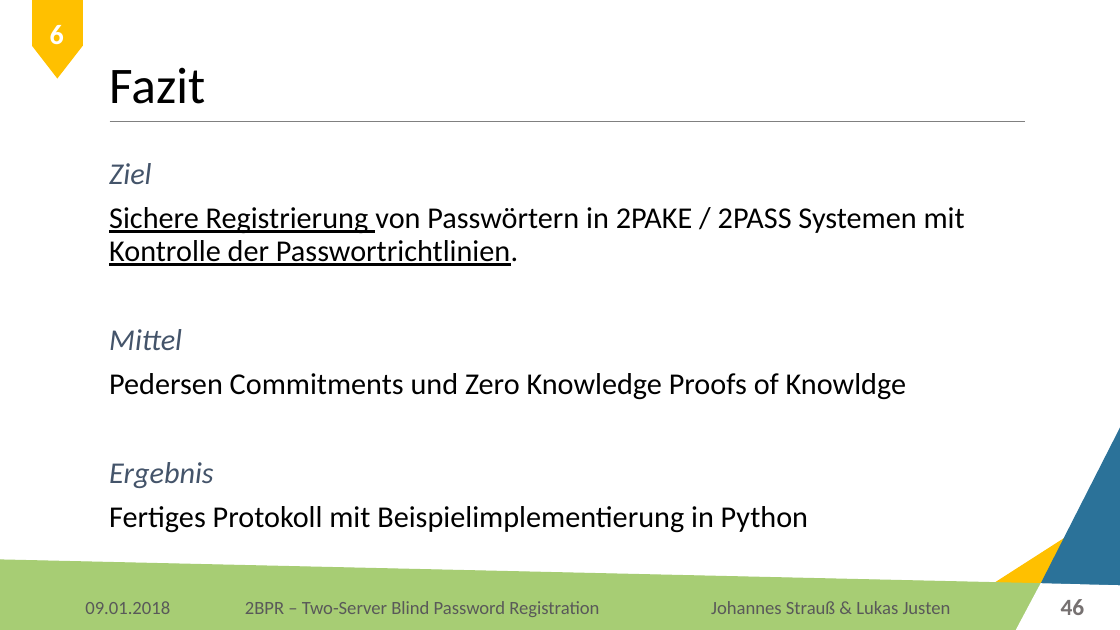
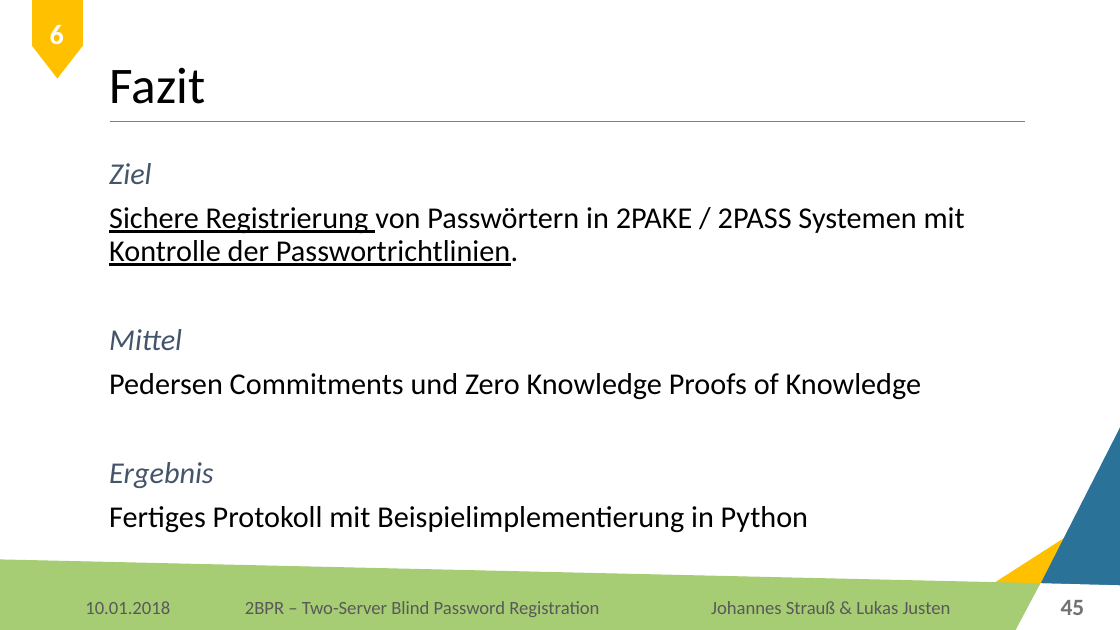
Before and after one commit to Lukas-Justen/IT-Security-2BPR, a slide deck: slide 45 of 2BPR.pptx (slide 46 before the commit). Drawn at 1120x630 pixels with LibreOffice and Linux fonts; fonts in the diff are those of the drawing; background and template pictures are left out. Boxes give left, top, right and bottom in pixels: in the first picture for what was removed or moved away, otherwise in the second. Text is boxed around its words. In the diff, an @@ line names an element or a change of style, - is before the commit and + after.

```diff
--- a/2BPR.pptx
+++ b/2BPR.pptx
@@ text at (x1=109, y1=373, x2=921, y2=400): text changed @@
-Pedersen Commitments und Zero Knowledge Proofs of Knowldge
+Pedersen Commitments und Zero Knowledge Proofs of Knowledge
@@ text at (x1=85, y1=601, x2=170, y2=614): text changed @@
-09.01.2018
+10.01.2018
@@ page number at (x1=1061, y1=600, x2=1085, y2=615): text changed @@
-46
+45
```
Also in this commit, not shown: 46 other slides changed, 3 slides added, 4 slides removed, 3 other files.
